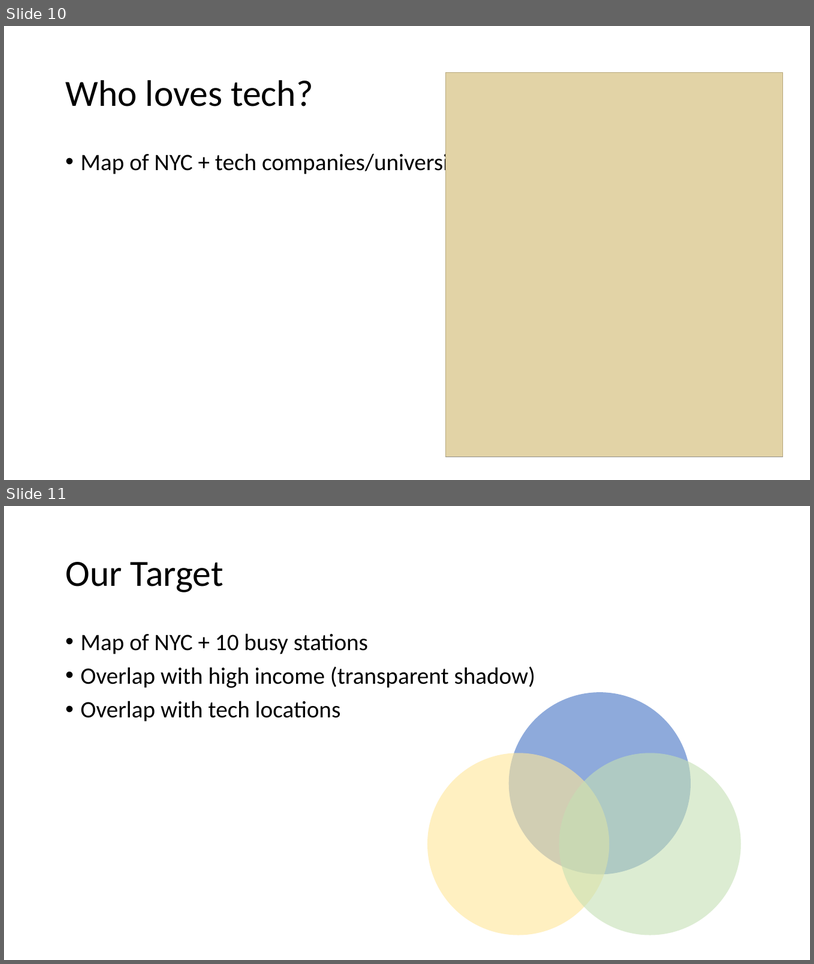
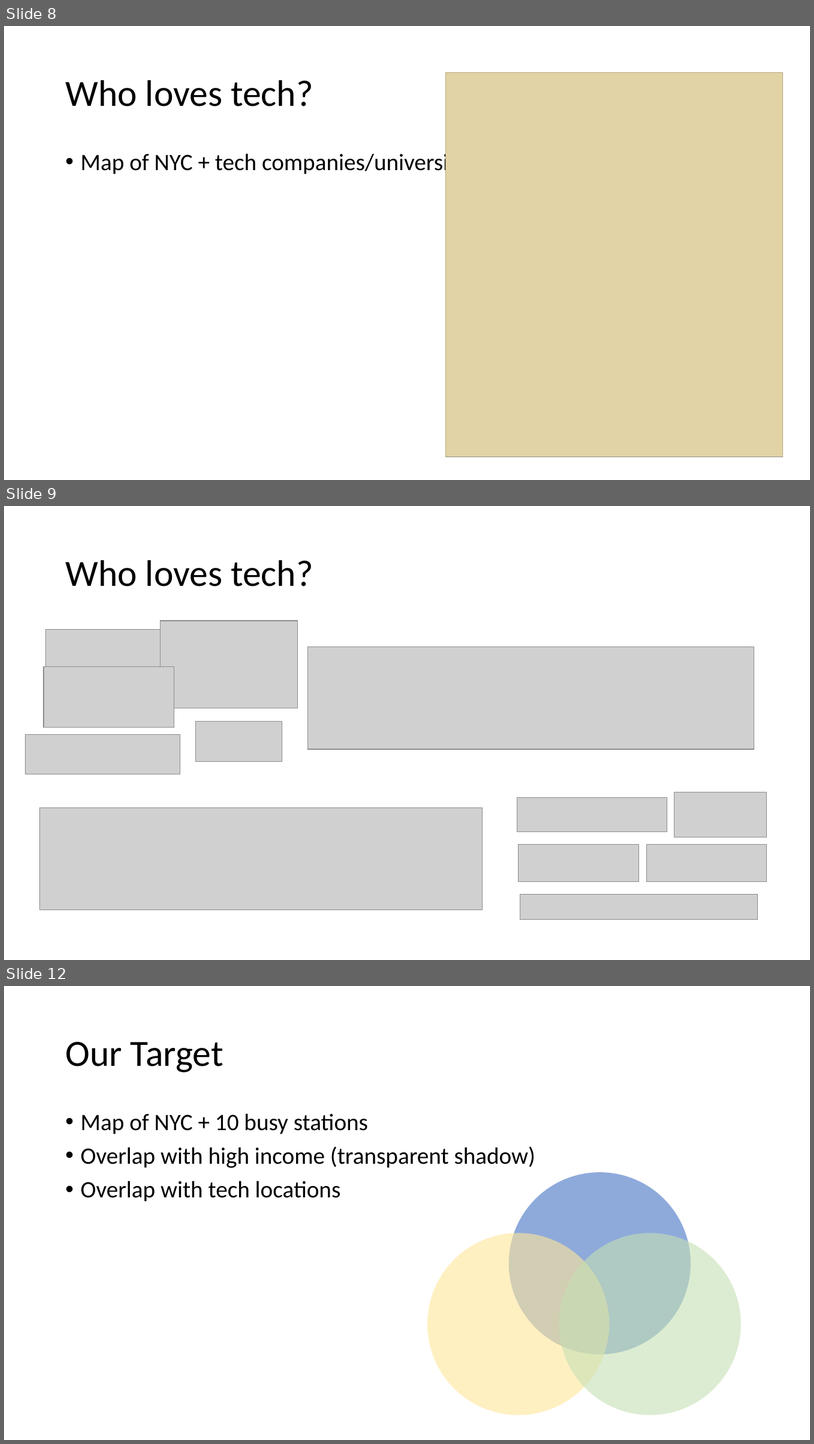
Before and after one commit to abarela13/onl_ds5_project_1, a slide deck: project_1.pptx. Shown one above the other, each under a label of ours: slides 10 and 11 before the commit, slides 8, 9 and 12 after it; the slides between them are not shown. The pictures are 814x964 and 814x1444 pixels, drawn with LibreOffice and Linux fonts; fonts in the diff are those of the drawing; grey boxes stand for pictures. Boxes give left, top, right and bottom in pixels: in the first picture for what was removed or moved away, otherwise in the second. Text is boxed around its words. In the diff, an @@ line names an element or a change of style, - is before the commit and + after.

```diff
--- a/project_1.pptx
+++ b/project_1.pptx
@@ slide 9 added at (x1=4, y1=506, x2=810, y2=960), background #FFFFFF @@
@@ title added at (x1=65, y1=560, x2=313, y2=586), 44 pt, text #000000 @@
+Who loves tech?
@@ picture added at (x1=46, y1=630, x2=164, y2=669) @@
@@ picture added at (x1=160, y1=621, x2=297, y2=709) @@
@@ picture added at (x1=308, y1=647, x2=755, y2=749) @@
@@ picture added at (x1=44, y1=667, x2=174, y2=727) @@
@@ picture added at (x1=196, y1=721, x2=282, y2=761) @@
@@ picture added at (x1=26, y1=734, x2=180, y2=774) @@
@@ picture added at (x1=675, y1=792, x2=767, y2=837) @@
@@ picture added at (x1=39, y1=808, x2=483, y2=910) @@
@@ picture added at (x1=518, y1=798, x2=668, y2=831) @@
@@ picture added at (x1=519, y1=844, x2=639, y2=881) @@
@@ picture added at (x1=647, y1=844, x2=767, y2=881) @@
@@ picture added at (x1=520, y1=894, x2=758, y2=919) @@
@@ what was slide 10 is now slide 8 @@
@@ what was slide 11 is now slide 12 @@
```
Also in this commit, not shown: 3 slides changed, 4 other slides added, 1 slide removed, 22 other files.
